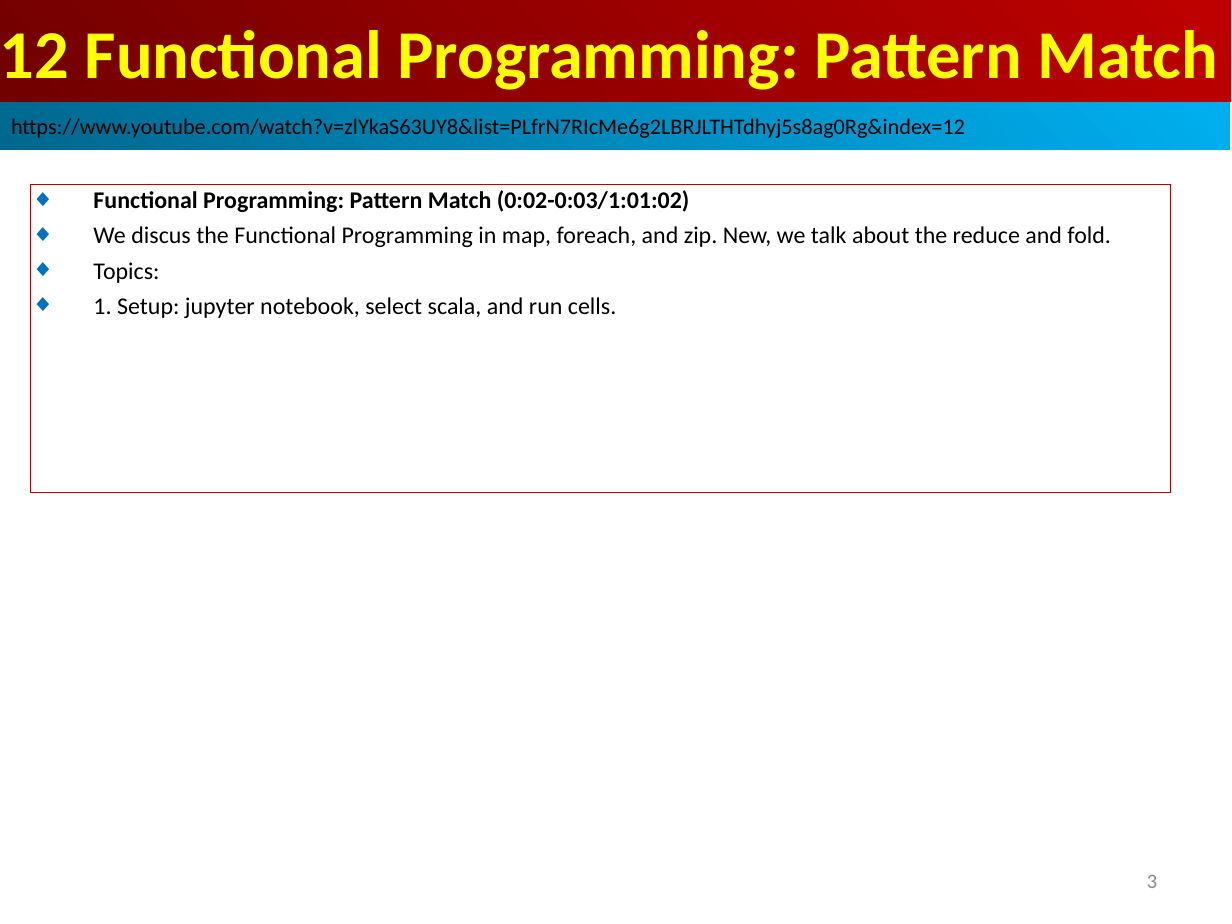
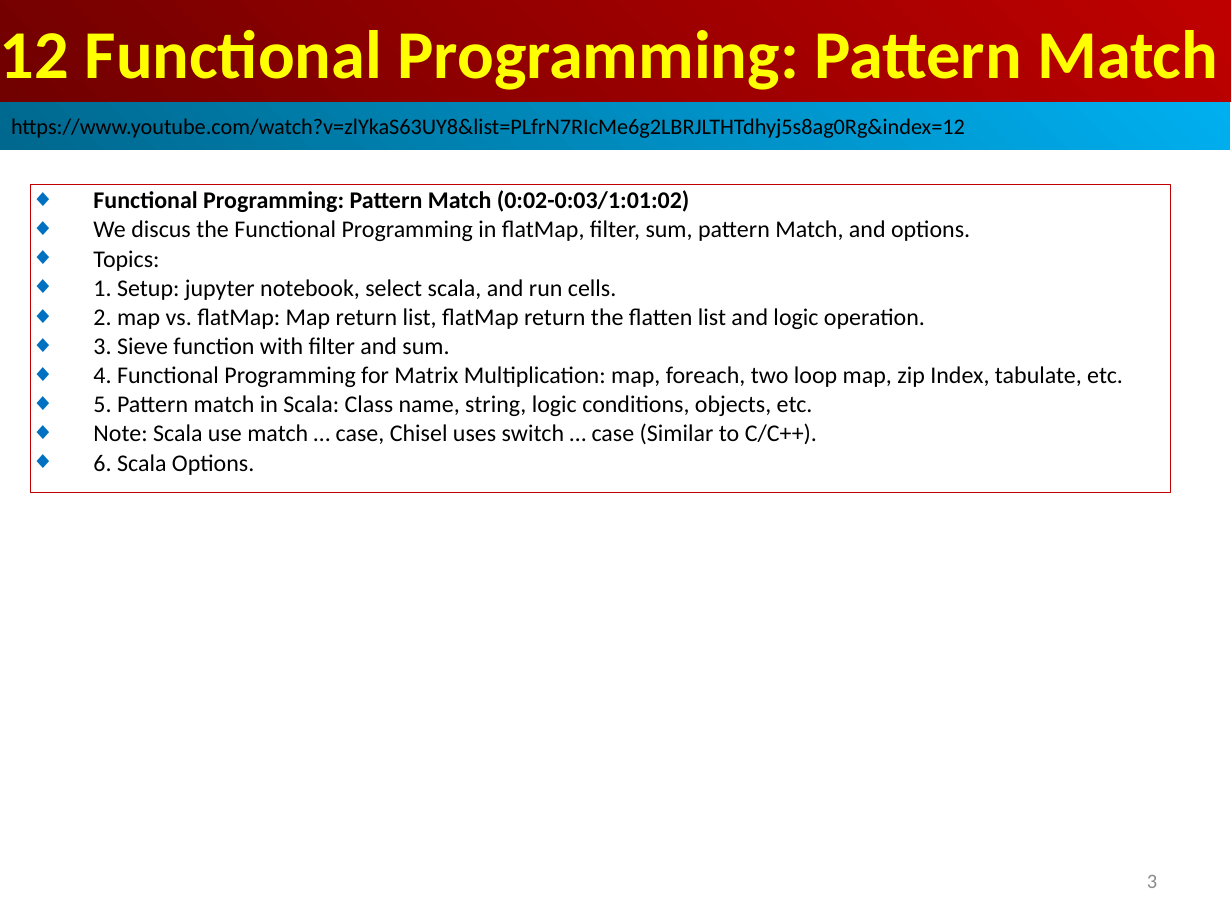
Before and after one commit to peterhchen/AIU_CS800_Chisel, a slide deck: slide 3 of 500_UCSC_HWD/012.FP_Pattern/000_Video/012.FP_Pattern.ppt. Drawn at 1232x924 pixels with LibreOffice and Linux fonts; fonts in the diff are those of the drawing. Boxes give left, top, right and bottom in pixels: in the first picture for what was removed or moved away, otherwise in the second. Text is boxed around its words. In the diff, an @@ line names an element or a change of style, - is before the commit and + after.

```diff
--- a/500_UCSC_HWD/012.FP_Pattern/000_Video/012.FP_Pattern.ppt
+++ b/500_UCSC_HWD/012.FP_Pattern/000_Video/012.FP_Pattern.ppt
@@ text in rectangle at (x1=93, y1=190, x2=690, y2=300): less space between paragraphs @@
@@ text in rectangle at (x1=93, y1=220, x2=970, y2=241): text changed @@
-◆ We discus the Functional Programming in map, foreach, and zip. New, we talk about the reduce and fold.
+◆ We discus the Functional Programming in flatMap, filter, sum, pattern Match, and options.
@@ text in rectangle at (x1=93, y1=308, x2=1123, y2=475): paragraphs added @@
+◆ 2. map vs. flatMap: Map return list, flatMap return the flatten list and logic operation.
+◆ 3. Sieve function with filter and sum.
+◆ 4. Functional Programming for Matrix Multiplication: map, foreach, two loop map, zip Index, tabulate, etc.
+◆ 5. Pattern match in Scala: Class name, string, logic conditions, objects, etc.
+◆ Note: Scala use match … case, Chisel uses switch … case (Similar to C/C++).
+◆ 6. Scala Options.
```
Also in this commit, not shown: 1 other slide changed, 40 slides added.
